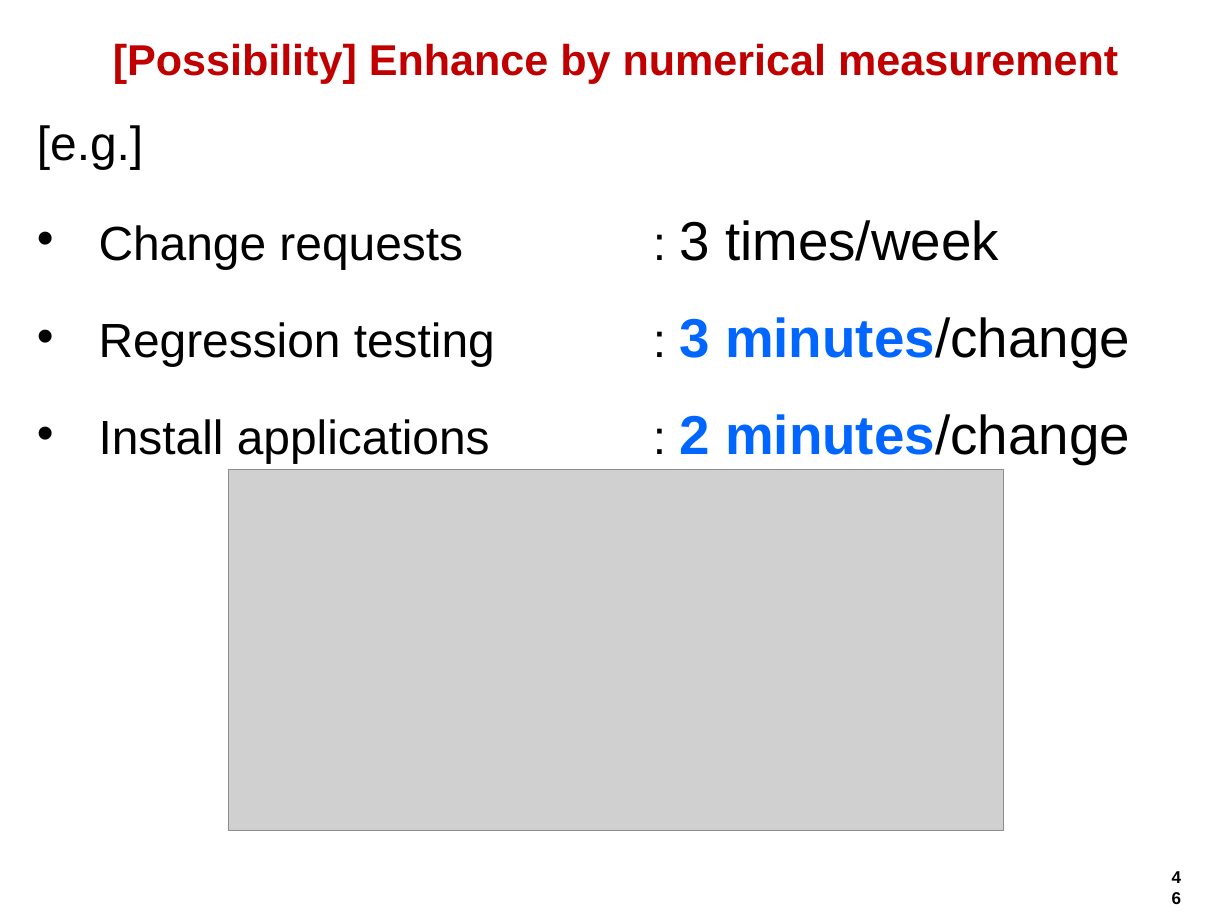
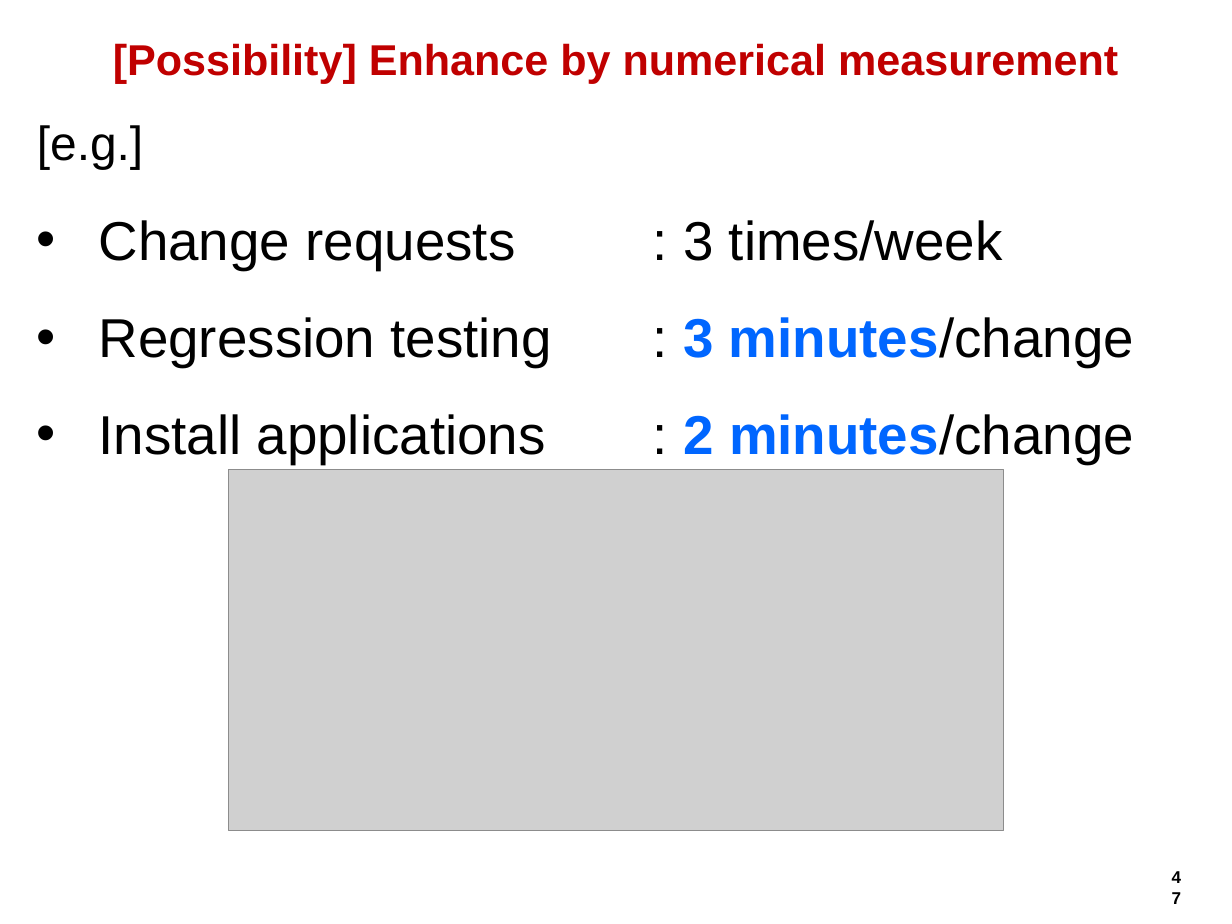
Before and after one commit to hageyahhoo/agile2014, a slide deck: slide 47 of presentations/TechnologyDrivenDevelopment.pptx (slide 46 before the commit). Drawn at 1232x924 pixels with LibreOffice and Linux fonts; fonts in the diff are those of the drawing; grey boxes stand for pictures; background and template pictures are left out. Boxes give left, top, right and bottom in pixels: in the first picture for what was removed or moved away, otherwise in the second. Text is boxed around its words. In the diff, an @@ line names an element or a change of style, - is before the commit and + after.

```diff
--- a/presentations/TechnologyDrivenDevelopment.pptx
+++ b/presentations/TechnologyDrivenDevelopment.pptx
@@ text "Change requests : 3 times/week" at [99, 220, 1003, 270]: size 28 to 32 pt in "Change requests :" @@
@@ text "Regression testing : 3 minutes/change" at [99, 317, 1134, 367]: size 28 to 32 pt in "Regression testing :" @@
@@ text "Install applications : 2 minutes/change" at [99, 414, 1134, 464]: size 28 to 32 pt in "Install applications :" @@
@@ page number at [1159, 861, 1194, 894]: text changed @@
-46
+47
```
Also in this commit, not shown: 12 other slides changed, 1 slide added.
